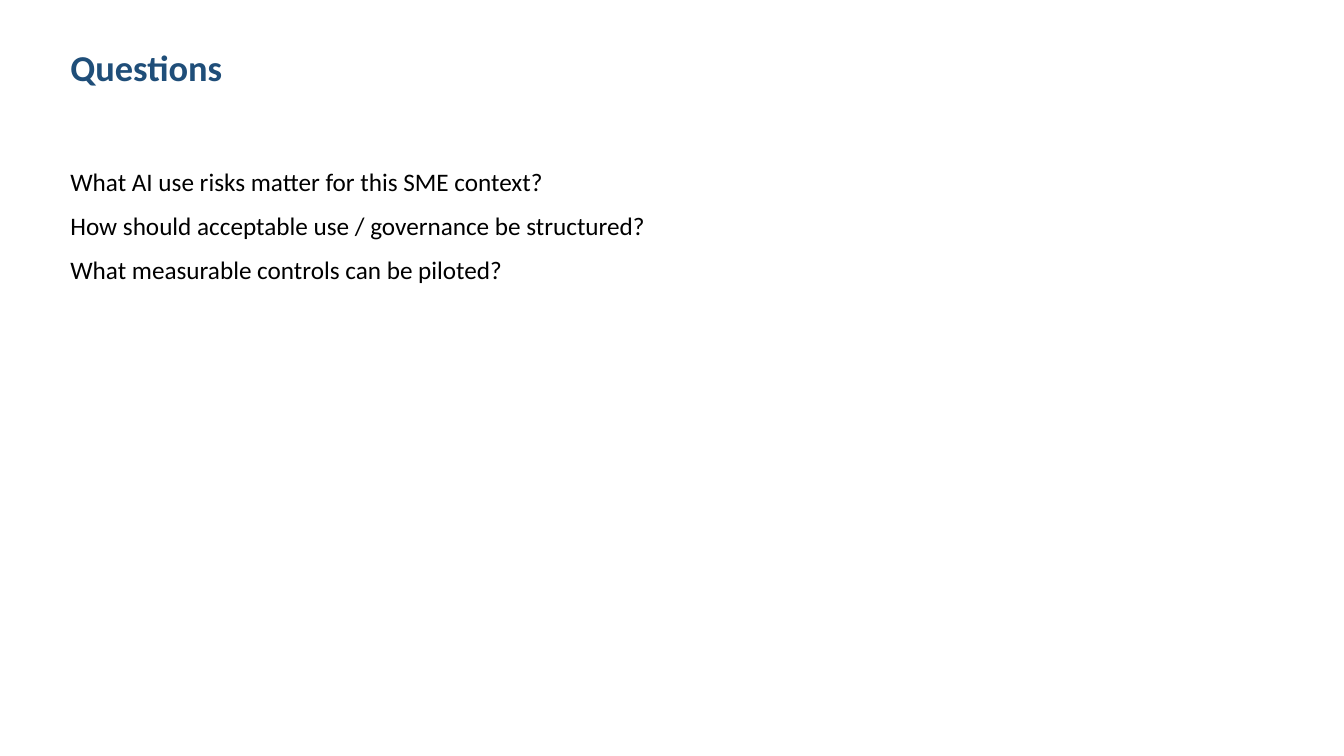
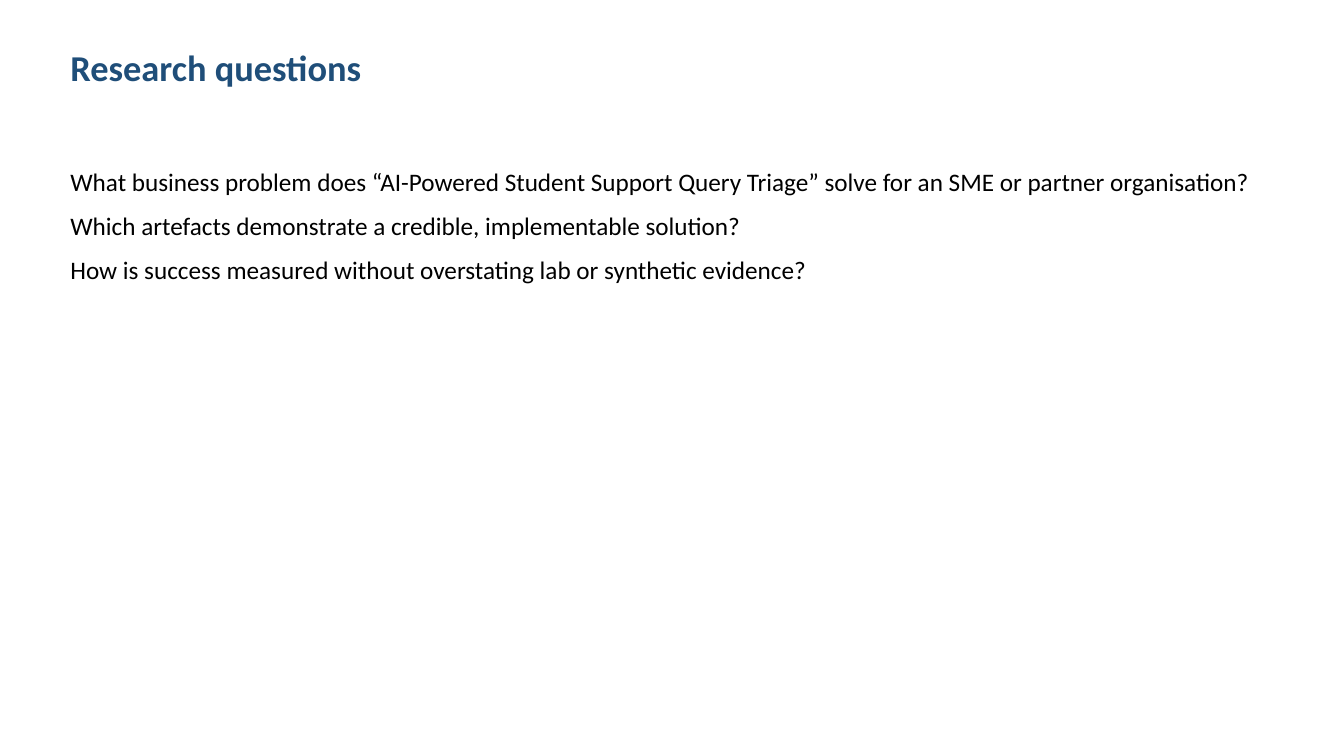
Before and after one commit to shohrabniaz/ai-powered-student-support-query-triage, a slide deck: slide 2 of Final_Submission/02_Presentation.pptx. Drawn at 1344x756 pixels with LibreOffice and Linux fonts; fonts in the diff are those of the drawing. Boxes give left, top, right and bottom in pixels: in the first picture for what was removed or moved away, otherwise in the second. Text is boxed around its words. In the diff, an @@ line names an element or a change of style, - is before the commit and + after.

```diff
--- a/Final_Submission/02_Presentation.pptx
+++ b/Final_Submission/02_Presentation.pptx
@@ text at (x1=70, y1=55, x2=361, y2=87): text changed @@
-Questions
+Research questions
@@ text at (x1=70, y1=173, x2=1248, y2=284): text changed @@
-What AI use risks matter for this SME context?
-How should acceptable use / governance be structured?
-What measurable controls can be piloted?
+What business problem does “AI-Powered Student Support Query Triage” solve for an SME or partner organisation?
+Which artefacts demonstrate a credible, implementable solution?
+How is success measured without overstating lab or synthetic evidence?
```
Also in this commit, not shown: 3 other slides changed, 12 other files.
